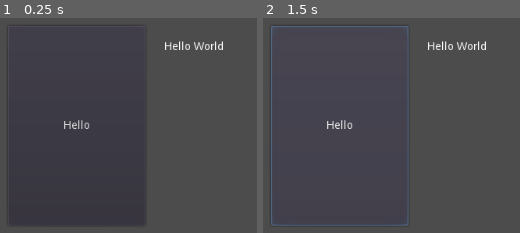
Above: before the commit, frames 1-2 (left to right).
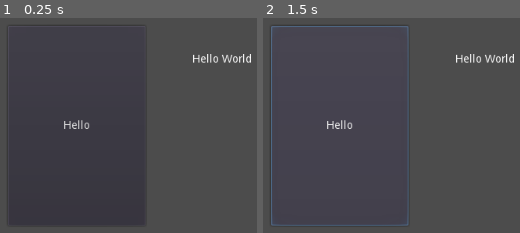
Above: after the commit, the same moments.

Repository: ponyatov/godmode
Game: Godot game, scene res://2D_scene.tscn
Two runs of this game, one before a commit and one after it. Both use one fixed random seed, a clock stepped at 60 frames per second and the inputs below.
Inputs:
- Up to frame 1 (0.25 s): no input
- Up to frame 2 (1.5 s): click "Hello" at 0.5 s; click "Hello" at 1.25 s

The runs differ from the first frame. In frame 1, 0.9% of the frame differs, in the area x 64-98%, y 10-21%; in frame 2, 0.9%.

Commit message:
Signed-off-by: Dmitry Ponyatov <dponyatov@gmail.com>

Diff:
--- a/workout/2D_scene.tscn
+++ b/workout/2D_scene.tscn
@@ -12,9 +12,12 @@
 "_edit_use_anchors_": false
 }
 
-[node name="Label" type="Label" parent="Button"]
-margin_left = 200.0
-margin_top = 20.0
-margin_right = 270.0
-margin_bottom = 40.0
+[node name="Label" type="Label" parent="."]
+margin_left = 300.0
+margin_top = 100.0
+margin_right = 350.0
+margin_bottom = 100.0
 text = "Hello World"
+__meta__ = {
+"_edit_use_anchors_": false
+}
